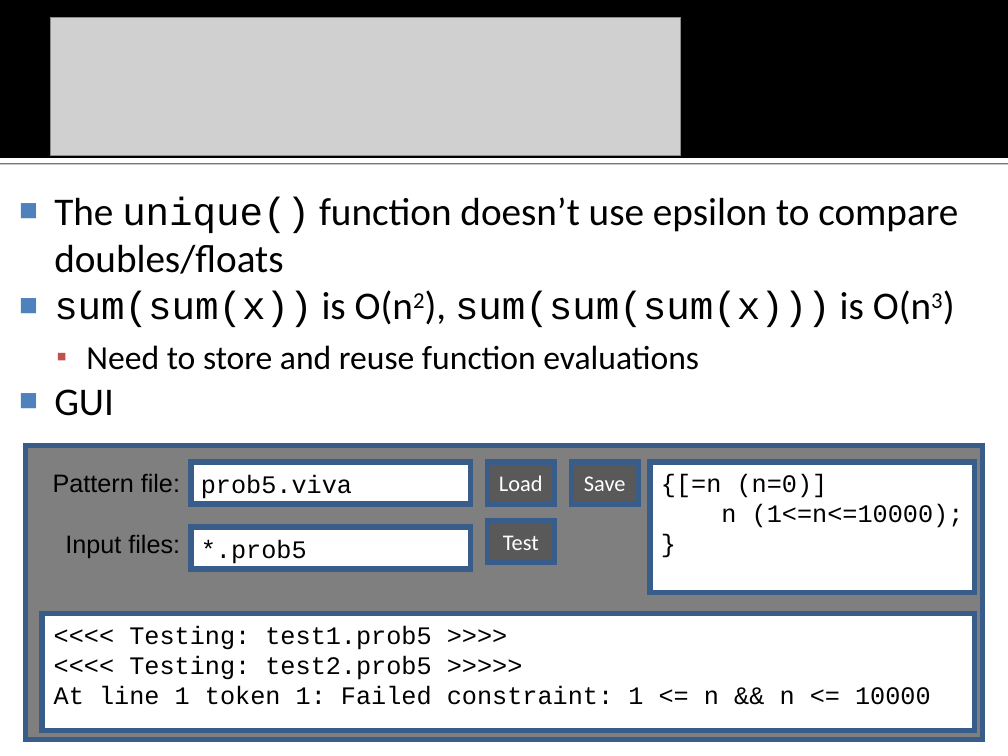
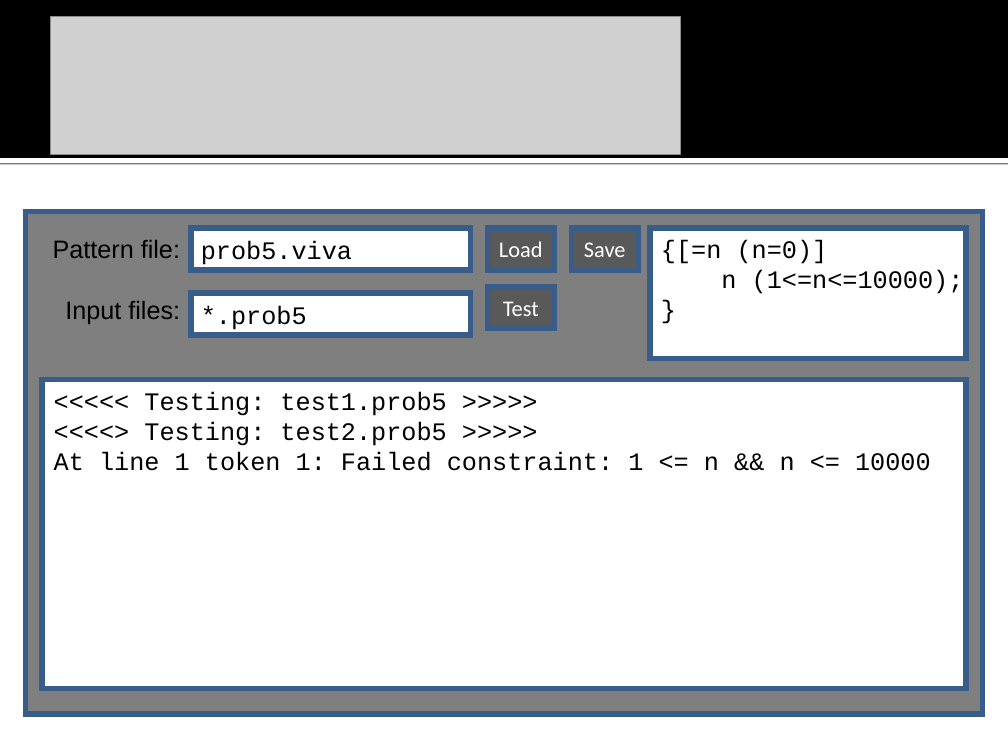
Before and after one commit to na-icpc/viva, a slide deck: slide 21 of Input Verifier/doc/VIVA vanbs Input Verification Assistant.ppt. Drawn at 1008x756 pixels with LibreOffice and Linux fonts; fonts in the diff are those of the drawing; grey boxes stand for pictures; background and template pictures are left out. Boxes give left, top, right and bottom in pixels: in the first picture for what was removed or moved away, otherwise in the second. Text is boxed around its words. In the diff, an @@ line names an element or a change of style, - is before the commit and + after.

Commit message:
Fixed some errors in the PPT. Also added the $ operator following a variable to get its token rather than its value, and fixed a bug or two.

```diff
--- a/Input Verifier/doc/VIVA vanbs Input Verification Assistant.ppt
+++ b/Input Verifier/doc/VIVA vanbs Input Verification Assistant.ppt
@@ text removed at <box>54,197,958,416</box> @@
-■ The unique() function doesn’t use epsilon to compare doubles/floats
-■ sum(sum(x)) is O(n2), sum(sum(sum(x))) is O(n3)
-  ▪ Need to store and reuse function evaluations
-■ GUI
@@ rectangle: place and size @@
-rectangle at <box>25,446,983,740</box>
+rectangle at <box>25,212,983,715</box>
@@ rectangle: place and size @@
-rectangle at <box>650,462,975,592</box>
+rectangle at <box>650,228,966,358</box>
@@ rectangle: place and size @@
-rectangle at <box>42,613,975,731</box>
+rectangle at <box>42,379,967,688</box>
@@ 5 rectangles, 4 texts: place and size @@
-5 rectangles, 4 texts at <box>53,462,964,705</box>
+5 rectangles, 4 texts at <box>53,228,964,471</box>
@@ text at <box>144,391,446,446</box>: text changed @@
-<<<< Testing: test1.prob5 >>>>
-<<<< Testing: test2.prob5 >>>>>
+<<<<< Testing: test1.prob5 >>>>>
+<<<<> Testing: test2.prob5 >>>>>
```
Also in this commit, not shown: 4 other slides changed, 5 slides added, 1 slide removed, 28 other files.
